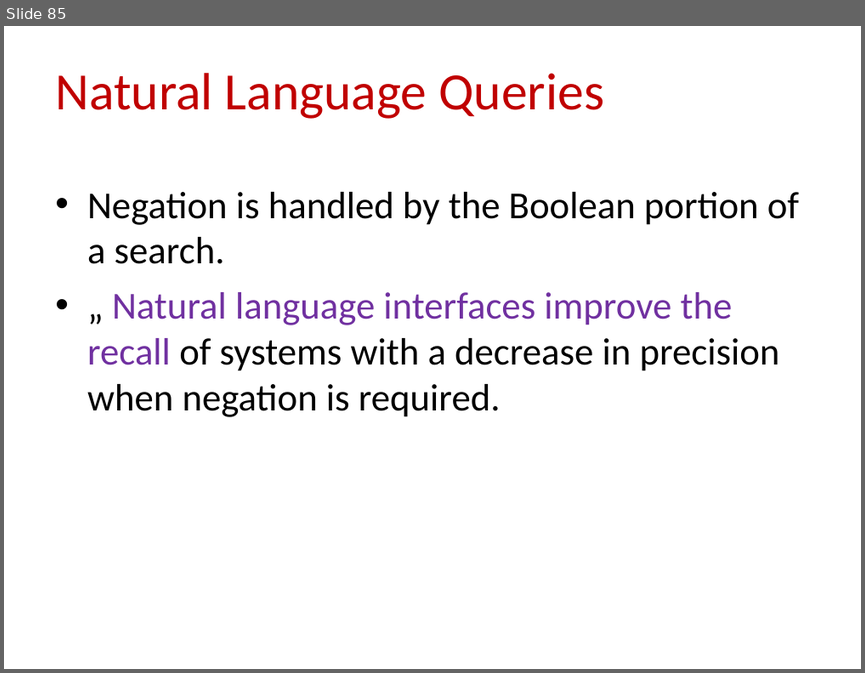
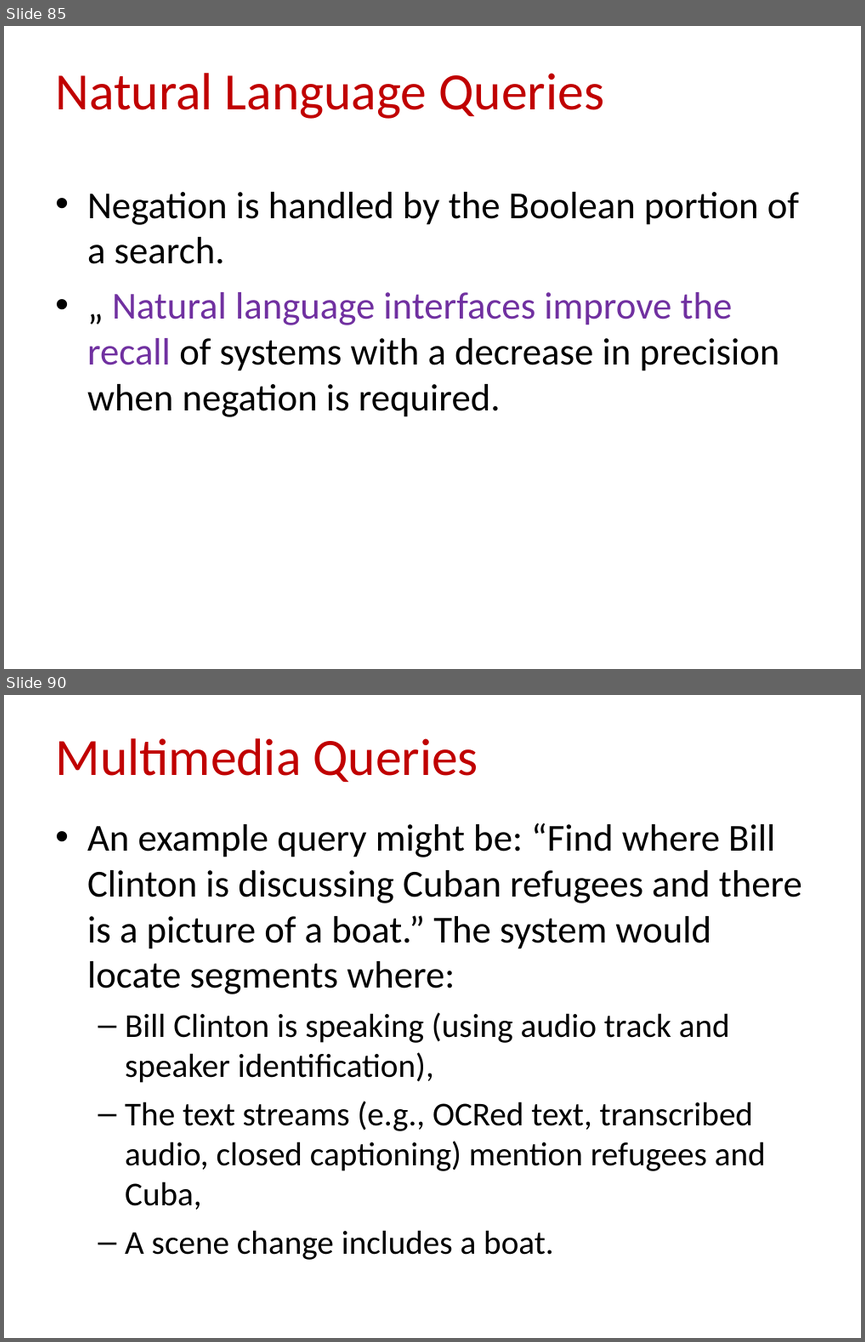
Before and after one commit to CSE-2026/4th-year-sem-1, a slide deck: IRS/UNIT I - IRS.ppt. Shown one above the other, each under a label of ours: slide 85 before the commit, slides 85 and 90 after it; the slides between them are not shown. The pictures are 865x673 and 865x1342 pixels, drawn with LibreOffice and Linux fonts; fonts in the diff are those of the drawing. Boxes give left, top, right and bottom in pixels: in the first picture for what was removed or moved away, otherwise in the second. Text is boxed around its words. In the diff, an @@ line names an element or a change of style, - is before the commit and + after.

```diff
--- a/IRS/UNIT I - IRS.ppt
+++ b/IRS/UNIT I - IRS.ppt
@@ slide 90 added at (4, 695, 861, 1338), background #FFFFFF @@
@@ title added at (55, 738, 479, 782), 44 pt, text #C00000 @@
+Multimedia Queries
@@ text added at (87, 823, 802, 1259), 28 pt, text #000000 @@
+• An example query might be: “Find where Bill Clinton is discussing Cuban refugees and there is a picture of a boat.” The system would locate segments where:
+  – Bill Clinton is speaking (using audio track and speaker identification),
+  – The text streams (e.g., OCRed text, transcribed audio, closed captioning) mention refugees and Cuba,
+  – A scene change includes a boat.
```
Also in this commit, not shown: 30 other slides added, 3 other files.
